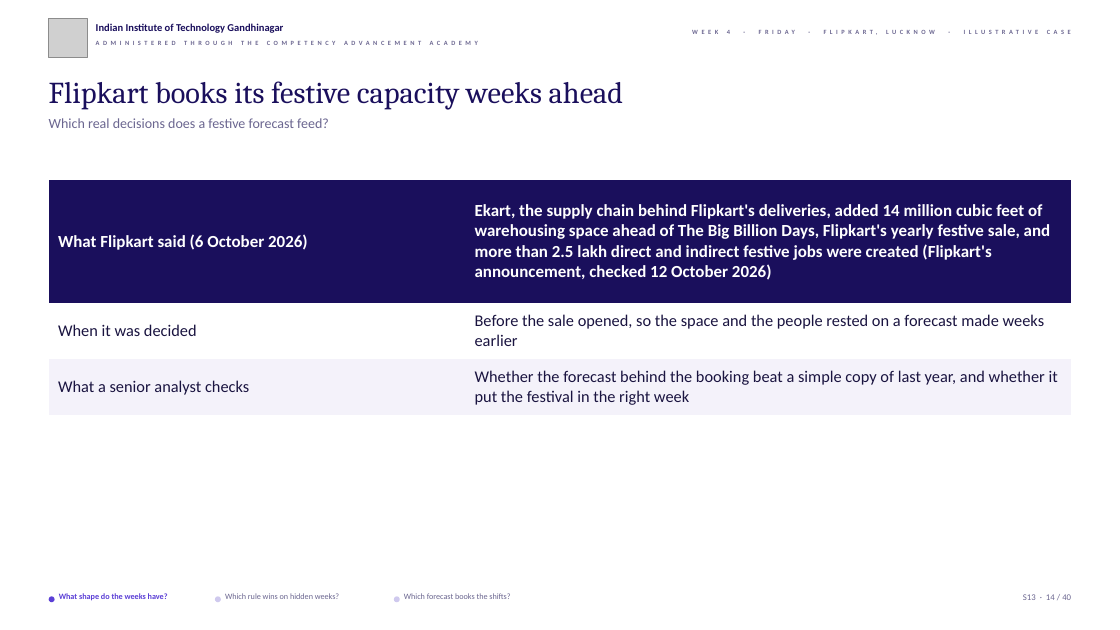
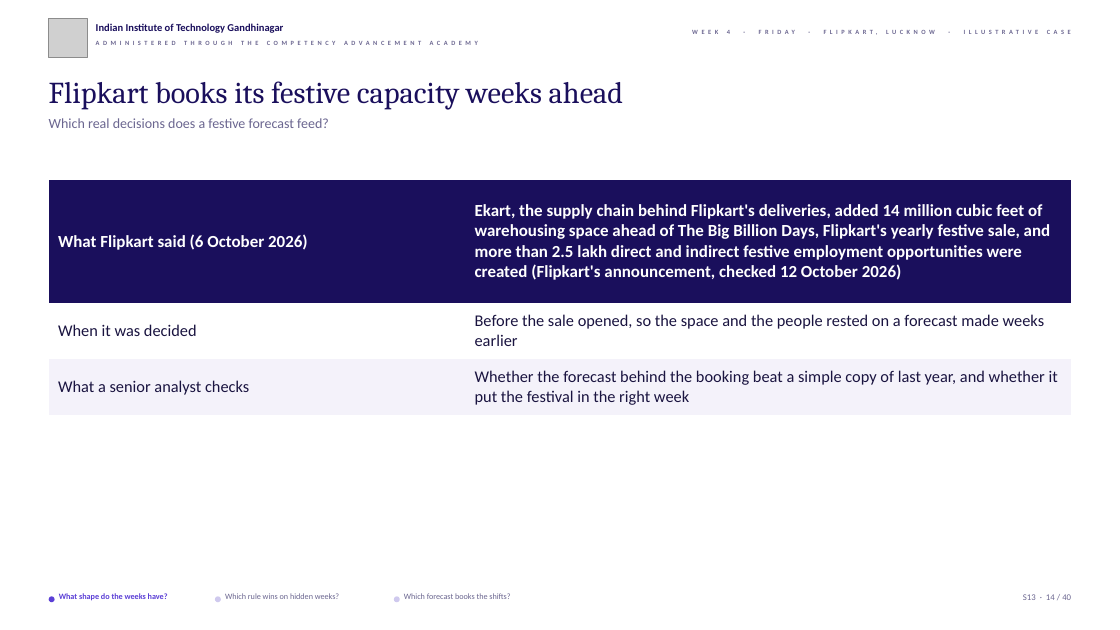
Before and after one commit to fde-academy-lab/c2-content-factory, a slide deck: slide 14 of content/W04/D5/slides/C2_W04_D05_half1_STUDENT.pptx. Drawn at 1120x630 pixels with LibreOffice and Linux fonts; fonts in the diff are those of the drawing; grey boxes stand for pictures; background and template pictures are left out. Boxes give left, top, right and bottom in pixels: in the first picture for what was removed or moved away, otherwise in the second. Text is boxed around its words. In the diff, an @@ line names an element or a change of style, - is before the commit and + after.

```diff
--- a/content/W04/D5/slides/C2_W04_D05_half1_STUDENT.pptx
+++ b/content/W04/D5/slides/C2_W04_D05_half1_STUDENT.pptx
@@ table at bbox=[49, 180, 1071, 415] @@
-row 1, column 2: Ekart, the supply chain behind Flipkart's deliveries, added 14 million cubic feet of warehousing space ahead of The Big Billion Days, Flipkart's yearly festive sale, and more than 2.5 lakh direct and indirect festive jobs were created (Flipkart's announcement, checked 12 October 2026)
+row 1, column 2: Ekart, the supply chain behind Flipkart's deliveries, added 14 million cubic feet of warehousing space ahead of The Big Billion Days, Flipkart's yearly festive sale, and more than 2.5 lakh direct and indirect festive employment opportunities were created (Flipkart's announcement, checked 12 October 2026)
```
Also in this commit, not shown: 9 other slides changed, 8 other files.
